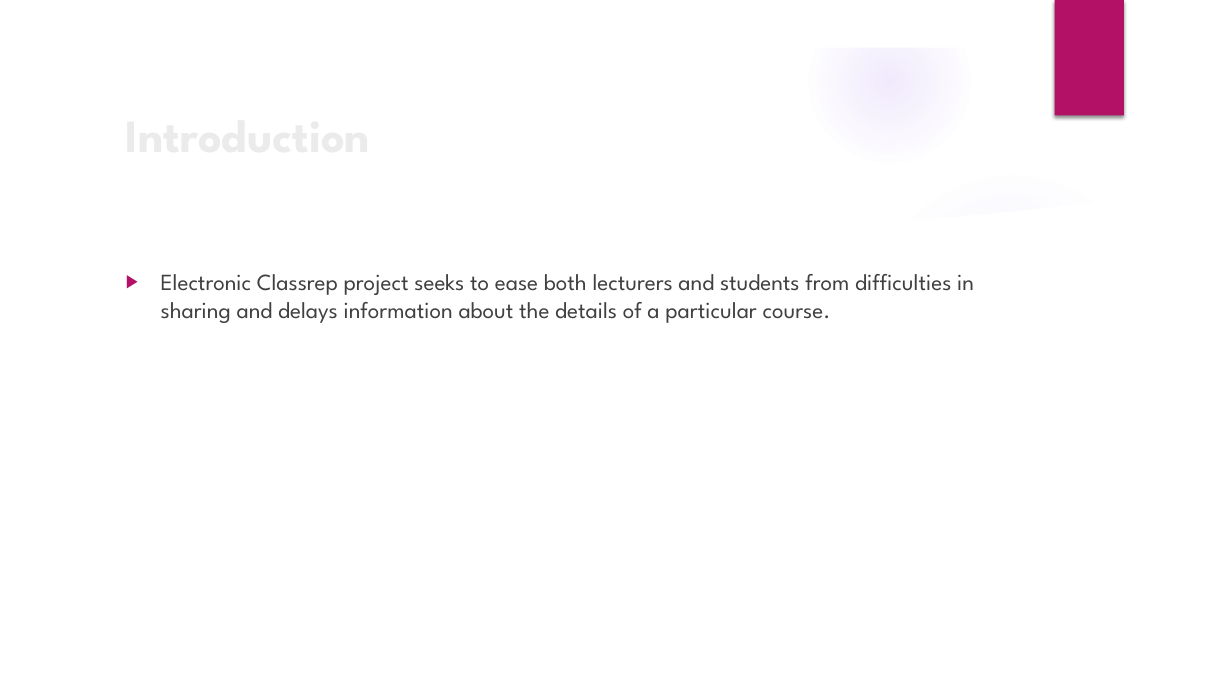
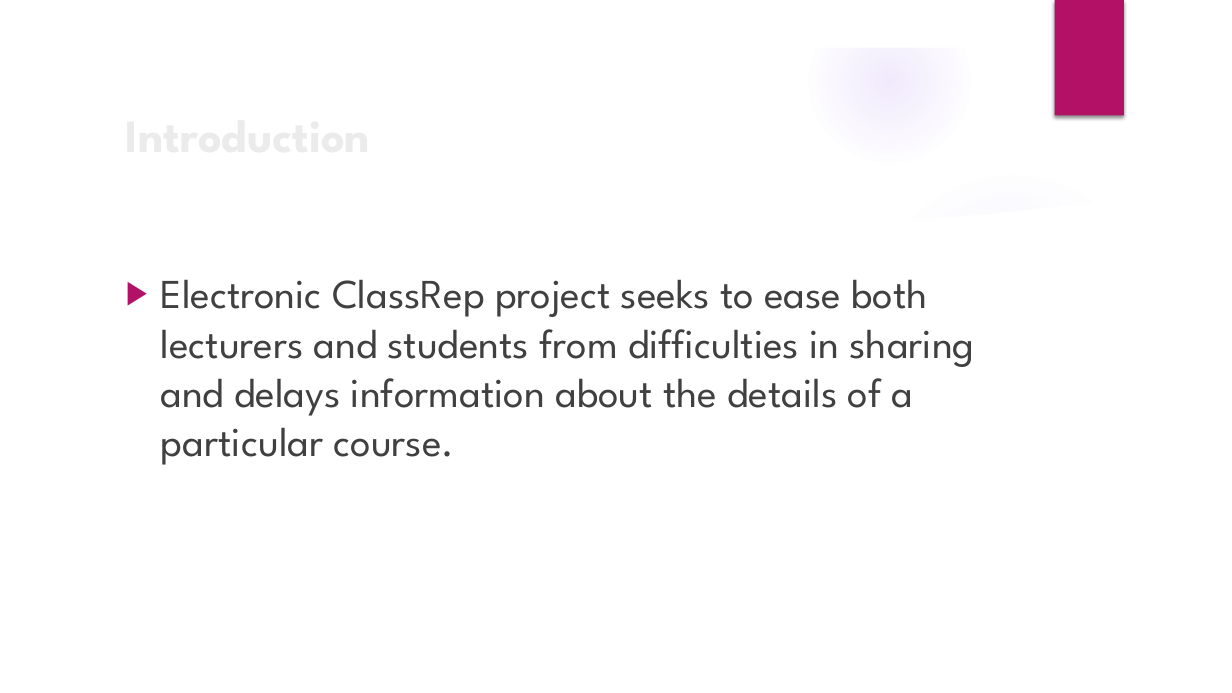
Before and after one commit to ks-manu/Mannschaft_KNUST, a slide deck: slide 4 of Documents/MannschaftPresentation.pptx. Drawn at 1232x693 pixels with LibreOffice and Linux fonts; fonts in the diff are those of the drawing; background and template pictures are left out. Boxes give left, top, right and bottom in pixels: in the first picture for what was removed or moved away, otherwise in the second. Text is boxed around its words. In the diff, an @@ line names an element or a change of style, - is before the commit and + after.

```diff
--- a/Documents/MannschaftPresentation.pptx
+++ b/Documents/MannschaftPresentation.pptx
@@ text at bbox=[161, 279, 975, 465]: text changed; size 18 to 32 pt @@
-▶ Electronic Classrep project seeks to ease both lecturers and students from difficulties in sharing and delays information about the details of a particular course.
+▶ Electronic ClassRep project seeks to ease both lecturers and students from difficulties in sharing and delays information about the details of a particular course.
```
Also in this commit, not shown: 7 other slides changed, 10 slides added, 3 other files.
